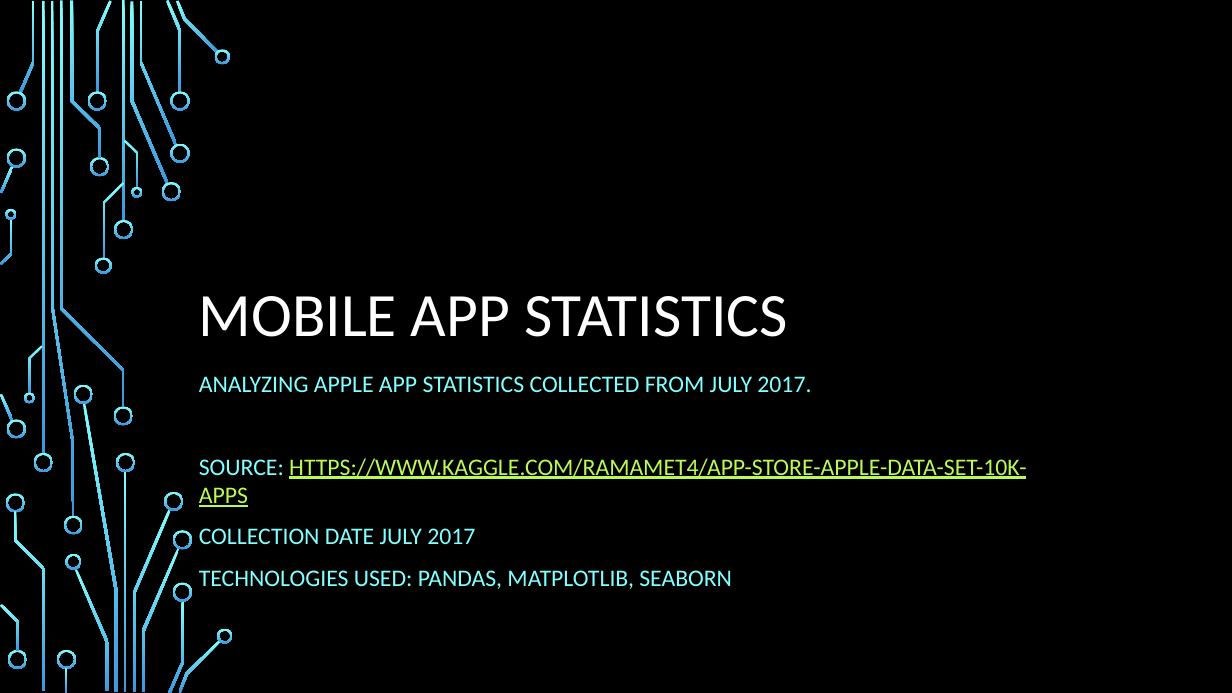
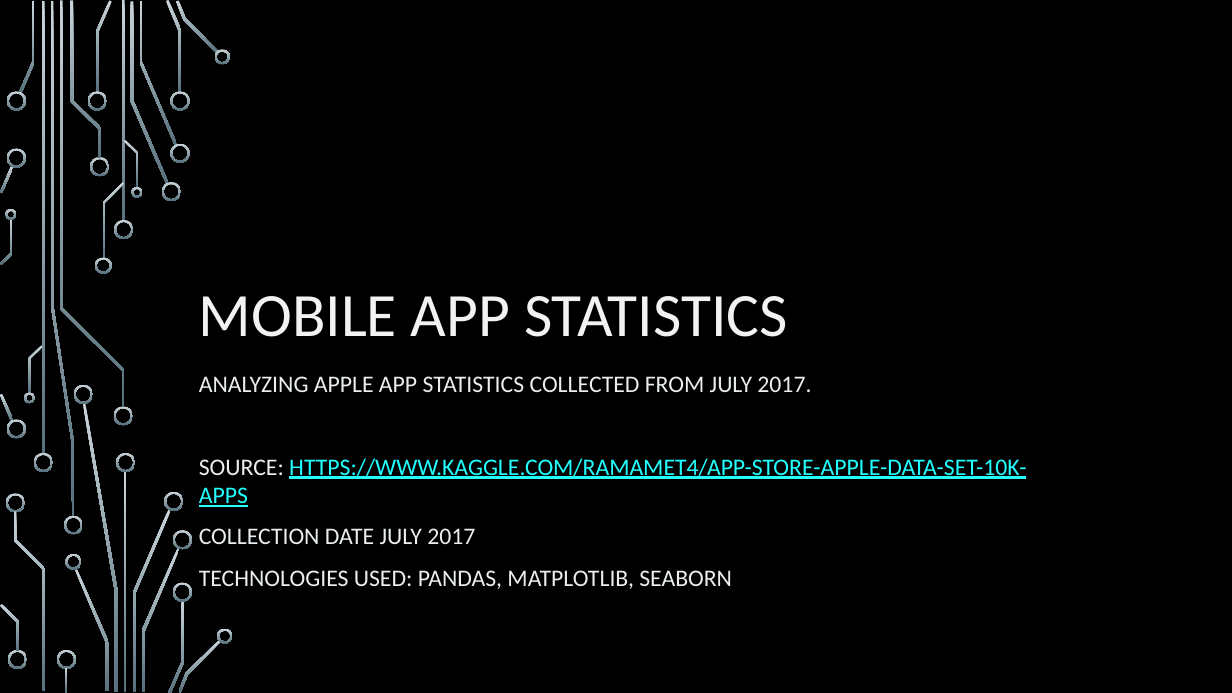
Before and after one commit to EmpressBelless/AppleDataSet, a slide deck: slide 1 of AppleApps2017.pptx. Drawn at 1232x693 pixels with LibreOffice and Linux fonts; fonts in the diff are those of the drawing; background and template pictures are left out. Boxes give left, top, right and bottom in pixels: in the first picture for what was removed or moved away, otherwise in the second. Text is boxed around its words. In the diff, an @@ line names an element or a change of style, - is before the commit and + after.

```diff
--- a/AppleApps2017.pptx
+++ b/AppleApps2017.pptx
@@ fill gradient #82FFFF to #3D97DE to gradient #CAD5DA to #56707C in 54 elements at box(114, 220, 133, 239), box(114, 407, 133, 426), box(42, 1, 44, 454), box(33, 453, 53, 472), box(19, 1, 35, 92), box(130, 2, 168, 184), box(162, 182, 181, 201), box(140, 1, 177, 145), box(166, 0, 182, 92), box(170, 143, 189, 163), box(170, 91, 189, 111), box(177, 1, 219, 54), box(214, 49, 231, 64), box(96, 1, 112, 92), box(88, 91, 107, 111), box(90, 157, 109, 177), box(75, 568, 109, 691), box(66, 554, 81, 569), box(6, 91, 26, 111), box(0, 394, 14, 421), box(6, 420, 26, 439), box(0, 166, 14, 194), box(6, 149, 26, 168), box(70, 1, 102, 158), box(6, 494, 25, 513), box(14, 511, 44, 690), box(56, 650, 76, 669), box(65, 668, 67, 693), box(7, 650, 27, 669), box(0, 604, 19, 652), box(103, 182, 124, 259), box(95, 258, 112, 274), box(60, 1, 125, 408), box(124, 140, 139, 188), box(131, 187, 142, 198), box(29, 346, 43, 394), box(24, 393, 35, 404), box(1, 219, 12, 264), box(6, 209, 17, 220), box(124, 471, 127, 692), box(133, 509, 171, 691), box(116, 453, 136, 472), box(83, 403, 118, 692), box(74, 384, 93, 404), box(165, 492, 184, 511), box(142, 548, 180, 692), box(168, 601, 184, 693), box(173, 531, 192, 550), box(173, 582, 192, 602), box(178, 640, 221, 693), box(217, 628, 233, 643), box(51, 1, 75, 517), box(64, 516, 82, 534), box(122, 1, 125, 222) @@
@@ title "MOBILE APP STATISTICS" at box(199, 296, 788, 337): text colour #FFFFFF to #F2F2F2 @@
@@ subtitle "ANALYZING APPLE APP STATISTICS COLLECTED ..." at box(199, 376, 1026, 589): text colour #82FFFF to #EAEEF0 in "ANALYZING APPLE APP STATISTICS COLLECTED FROM JULY ...", "SOURCE:", "COLLECTION DATE JULY 2017", "TECHNOLOGIES USED: PANDAS, MATPLOTLIB, SEABORN"; text colour #B8FA56 to #22FFFF in "HTTPS://WWW.KAGGLE.COM/RAMAMET4/APP-STORE-APPLE-DATA-SET-10K ..." @@
```
Also in this commit, not shown: 6 other slides changed, 4 slides added, 10 slides removed, 8 other files.
